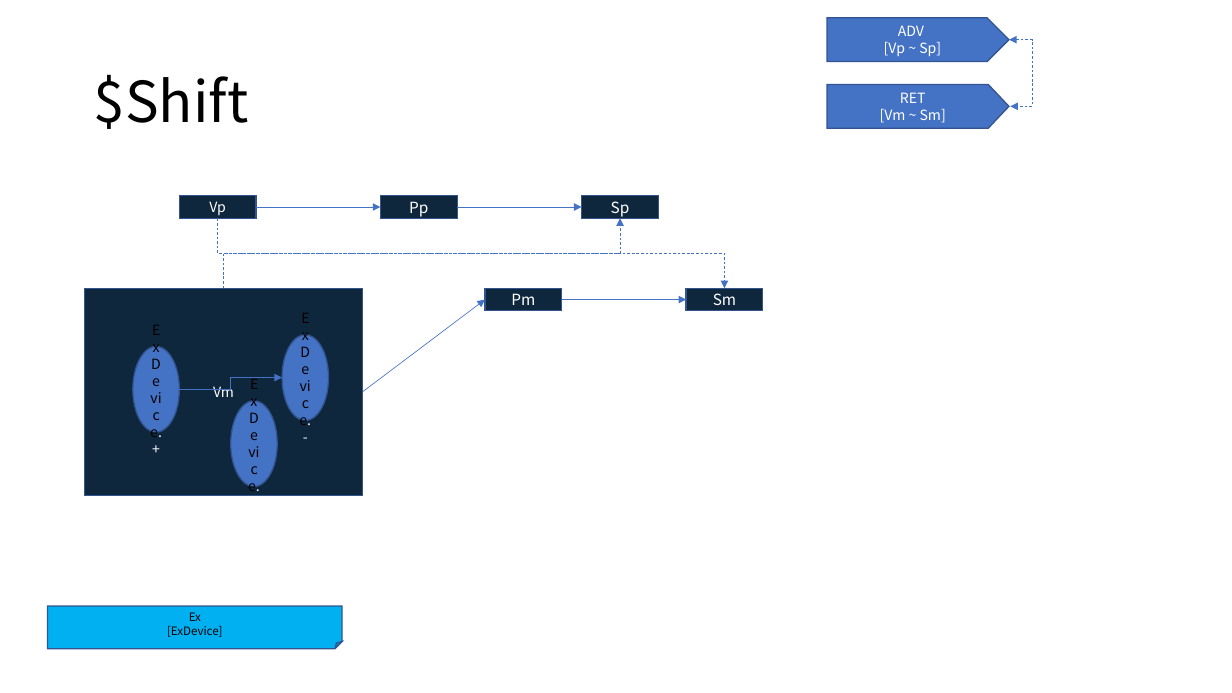
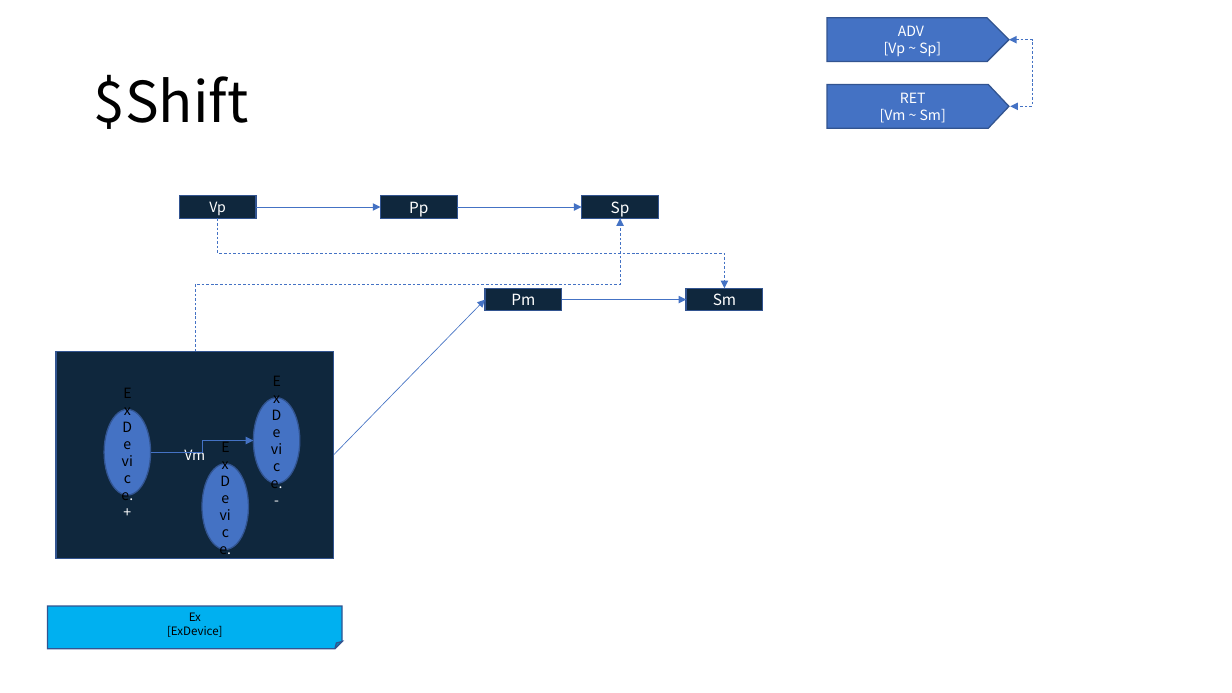
Before and after one commit to DualsoftDev/ds, a slide deck: slide 6 of DsDotNet/src/Model/Import/Model.Import.Office/sample/ds.pptx. Drawn at 1232x693 pixels with LibreOffice and Linux fonts; fonts in the diff are those of the drawing. Boxes give left, top, right and bottom in pixels: in the first picture for what was removed or moved away, otherwise in the second. Text is boxed around its words. In the diff, an @@ line names an element or a change of style, - is before the commit and + after.

```diff
--- a/DsDotNet/src/Model/Import/Model.Import.Office/sample/ds.pptx
+++ b/DsDotNet/src/Model/Import/Model.Import.Office/sample/ds.pptx
@@ elbow arrow moved from (224, 288) - (620, 218) to (195, 351) - (620, 218) @@
@@ arrow moved from (362, 392) - (485, 299) to (334, 455) - (485, 299) @@
@@ ellipse "ExDevice.+": place and size @@
-ellipse "ExDevice.+" at [133,347,179,433]
+ellipse "ExDevice.+" at [104,409,151,495]
@@ ellipse "ExDevice.-": place and size @@
-ellipse "ExDevice.-" at [282,335,328,421]
+ellipse "ExDevice.-" at [253,397,299,483]
@@ 1 rectangle, 1 ellipse, 1 elbow arrow: place and size @@
-1 rectangle, 1 ellipse, 1 elbow arrow at [85,288,363,495]
+1 rectangle, 1 ellipse, 1 elbow arrow at [56,351,335,558]
```
Also in this commit, not shown: 1 other slide changed, 7 other files.
